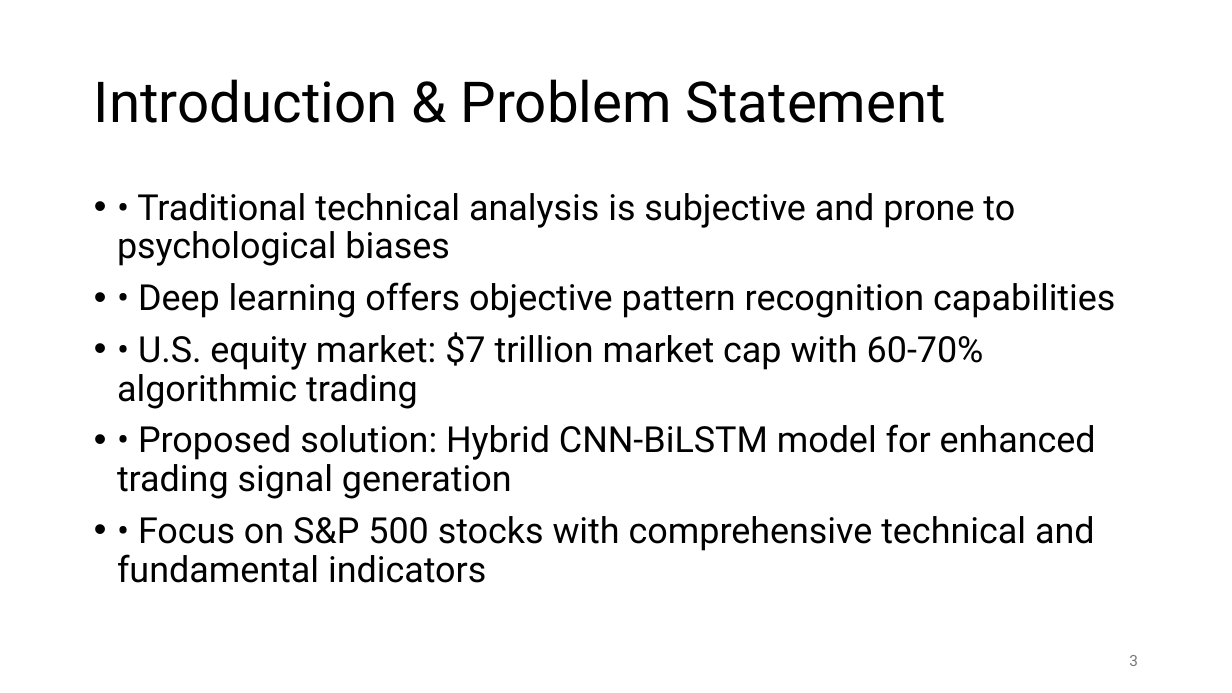
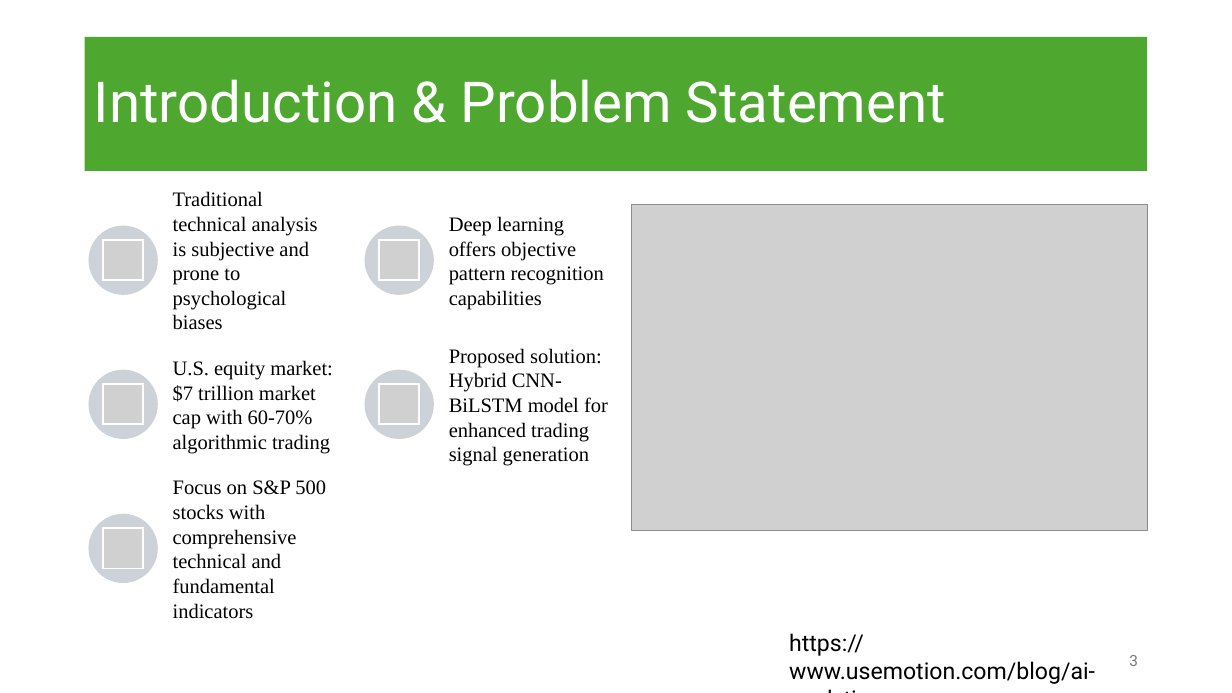
Before and after one commit to BiniamD/Class, a slide deck: slide 3 of SPRING -2025/ADTA 5900 - Advanced Data Analytics Capstone/Deep_Learning_Trading_Signal_Generation.pptx. Drawn at 1232x693 pixels with LibreOffice and Linux fonts; fonts in the diff are those of the drawing; grey boxes stand for pictures. Boxes give left, top, right and bottom in pixels: in the first picture for what was removed or moved away, otherwise in the second. Text is boxed around its words. In the diff, an @@ line names an element or a change of style, - is before the commit and + after.

```diff
--- a/SPRING -2025/ADTA 5900 - Advanced Data Analytics Capstone/Deep_Learning_Trading_Signal_Generation.pptx
+++ b/SPRING -2025/ADTA 5900 - Advanced Data Analytics Capstone/Deep_Learning_Trading_Signal_Generation.pptx
@@ title "Introduction & Problem Statement": place and size @@
-title "Introduction & Problem Statement" at <box>94,79,946,123</box>
+title "Introduction & Problem Statement" at <box>85,37,1148,171</box>
@@ title "Introduction & Problem Statement" at <box>85,37,1148,171</box>: text colour #000000 to #FFFFFF; fill none to #4EA72E @@
@@ text removed at <box>117,193,1115,583</box> @@
-• • Traditional technical analysis is subjective and prone to psychological biases
-• • Deep learning offers objective pattern recognition capabilities
-• • U.S. equity market: $7 trillion market cap with 60-70% algorithmic trading
-• • Proposed solution: Hybrid CNN-BiLSTM model for enhanced trading signal generation
-• • Focus on S&P 500 stocks with comprehensive technical and fundamental indicators
@@ picture added at <box>631,205,1147,531</box> @@
@@ group added at <box>89,191,608,619</box>: 5 ellipses, 5 pictures, 5 texts @@
+Traditional technical analysis is subjective and prone to psychological biases
+Deep learning offers objective pattern recognition capabilities
+U.S. equity market: $7 trillion market cap with 60-70% algorithmic trading
+Proposed solution: Hybrid CNN-BiLSTM model for enhanced trading signal generation
+Focus on S&P 500 stocks with comprehensive technical and fundamental indicators
@@ text added at <box>789,633,1095,684</box>, 18 pt, text #000000 @@
+https://www.usemotion.com/blog/ai-analytics
```
Also in this commit, not shown: 16 other slides changed, 1 slide added, 1 other file.
